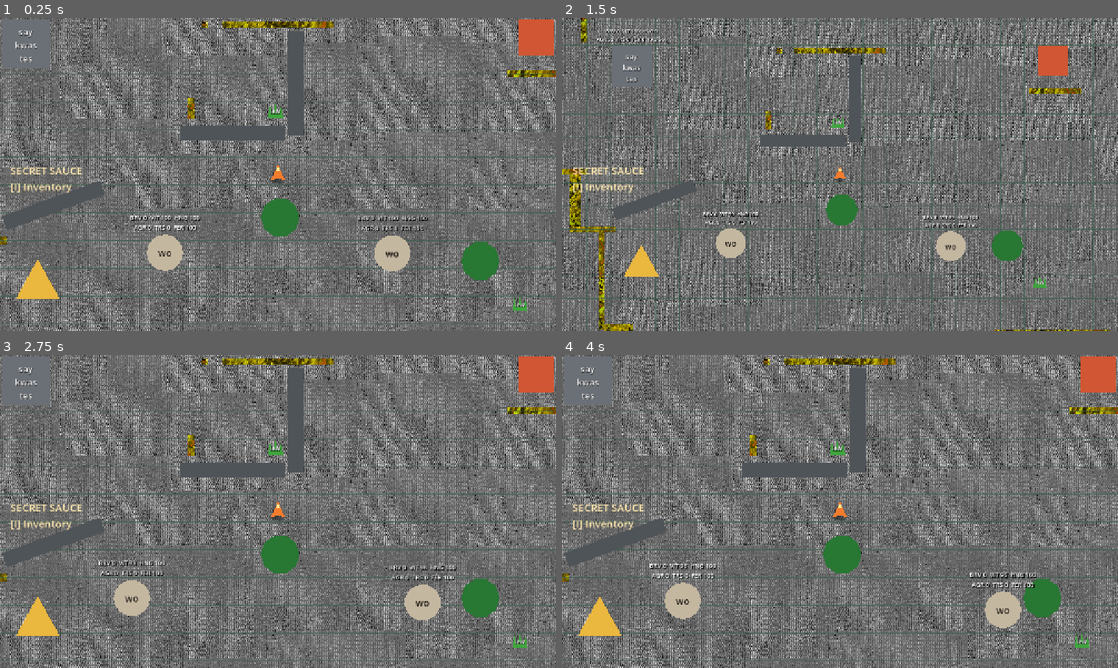
Above: before the commit, frames 1-4 (two rows, left to right).
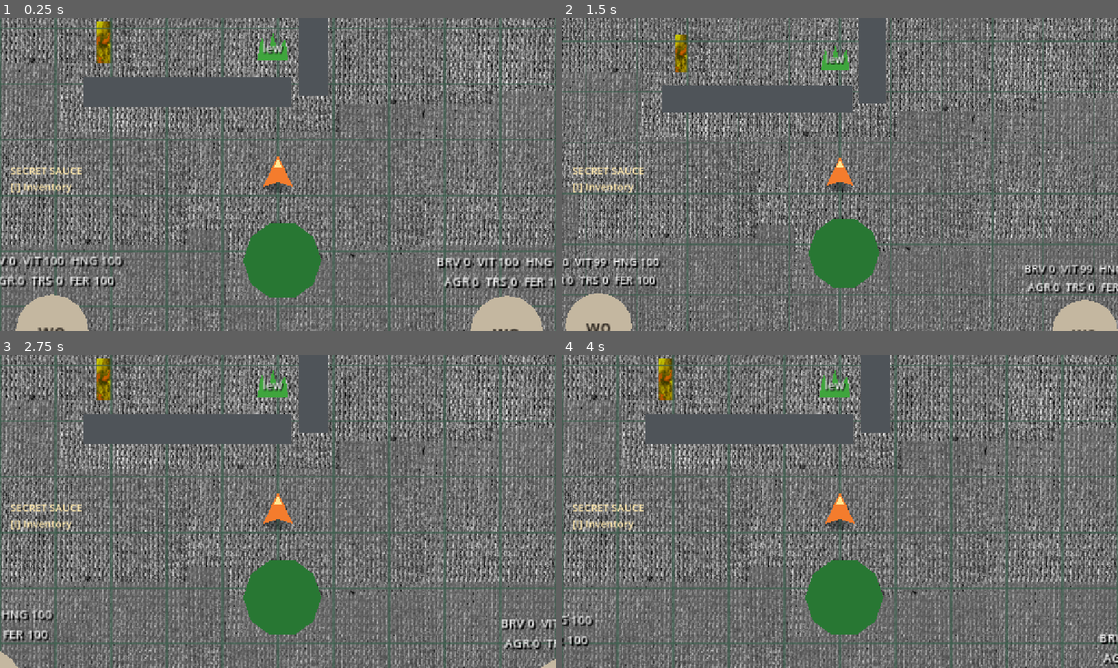
Above: after the commit, the same moments.

Repository: armikhalev/secret-sauce-godot
Game: Godot game, scene res://scenes/game.tscn
Two runs of this game, one before a commit and one after it. Both use one fixed random seed, a clock stepped at 60 frames per second and the inputs below.
Inputs (mouse positions are in pixels of both pictures, inside the frame that each line leads up to):
- Up to frame 1 (0.25 s): no input
- Up to frame 2 (1.5 s): tap Enter (menu_accept) at 0.5 s; move the mouse to (962, 158) at 0.52 s; hold Right (menu_right) 0.53-1.28 s; hold = (zoom_in) 0.53-1.28 s; click (962, 158) at 0.67 s; move the mouse to (728, 190) at 1.27 s; hold Down (menu_down) from 1.28 s (still down); tap - (zoom_out) at 1.35 s
- Up to frame 3 (2.75 s): move the mouse to (333, 442) at 2.02 s; release Down (menu_down) at 2.03 s; hold Right (menu_right) from 2.03 s (still down); hold = (zoom_in) from 2.03 s (still down)
- Up to frame 4 (4 s): tap Enter (menu_accept) at 2.75 s; move the mouse to (812, 574) at 2.77 s; release Right (menu_right) at 2.78 s; release = (zoom_in) at 2.78 s; hold Up (menu_up) 2.78-3.53 s; tap - (zoom_out) at 2.85 s; click (812, 574) at 2.92 s; move the mouse to (1006, 558) at 3.52 s; hold Left (menu_left) from 3.53 s (still down); hold = (zoom_in) from 3.53 s (still down)

The runs differ from the first frame. In frame 1, 61% of the frame differs, in the area x 0-100%, y 0-100%; in frame 2, 60%; in frame 3, 59%; in frame 4, 59%.

Commit message:
more zoom in by default

Diff:
--- a/scenes/player.tscn
+++ b/scenes/player.tscn
@@ -27,5 +27,6 @@
 shape = SubResource("CapsuleShape2D_player")
 
 [node name="Camera2D" type="Camera2D" parent="."]
+zoom = Vector2(2, 2)
 position_smoothing_enabled = true
 position_smoothing_speed = 8.0
--- a/scripts/player.gd
+++ b/scripts/player.gd
@@ -12,7 +12,7 @@
 @export_group("Camera")
 @export var zoom_speed: float = 1.1
 @export var zoom_step: float = 0.1
-@export var default_camera_zoom: float = 1.0
+@export var default_camera_zoom: float = 2.0
 
 var lew_inventory: Array[LewData] = []
 var concealment_sources := 0
@@ -21,6 +21,7 @@
 
 func _ready() -> void:
 	add_to_group("player")
+	$Camera2D.zoom = Vector2.ONE * default_camera_zoom
 
 
 func _physics_process(delta: float) -> void:
@@ -67,7 +68,7 @@
 
 
 func get_minimum_camera_zoom() -> float:
-	return lerpf(1.0, 0.5, float(awareness) / 100.0)
+	return lerpf(default_camera_zoom, 0.5, float(awareness) / 100.0)
 
 
 func change_bravery(amount: int, direction: bool) -> void:
